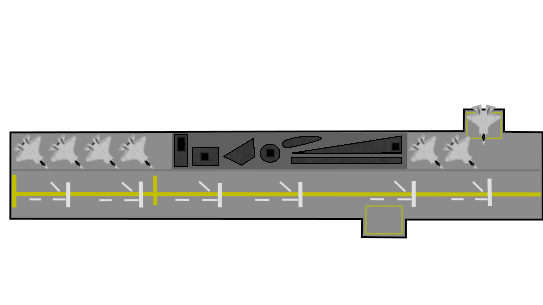
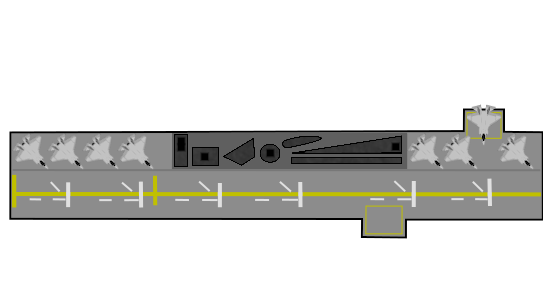
Two versions of the same layered image (543 x 305). Layer-by-layer changes:
renamed "Pasted Layer copy" to "Jets Lined Up", painted on it over left=497, top=133, right=534, bottom=170
